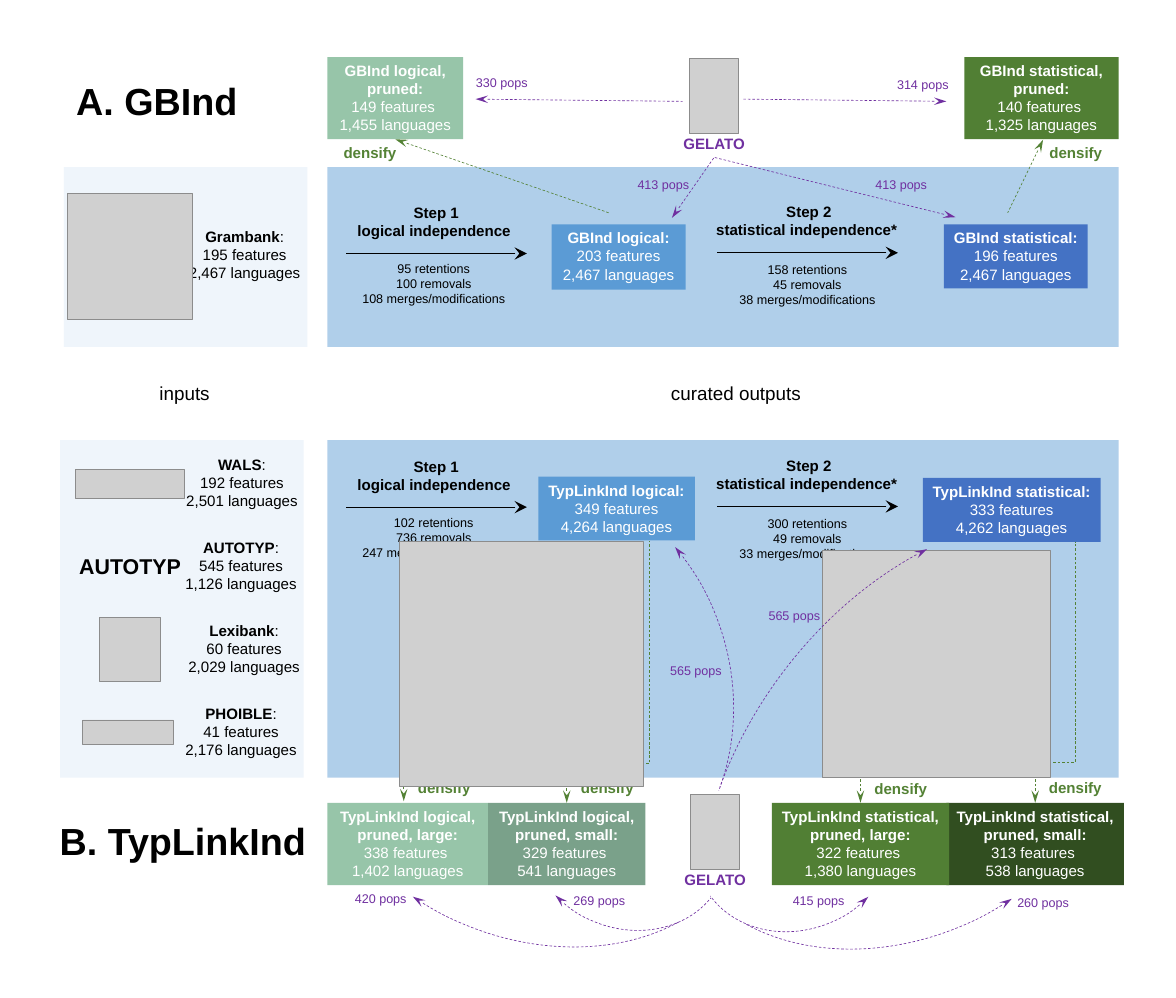
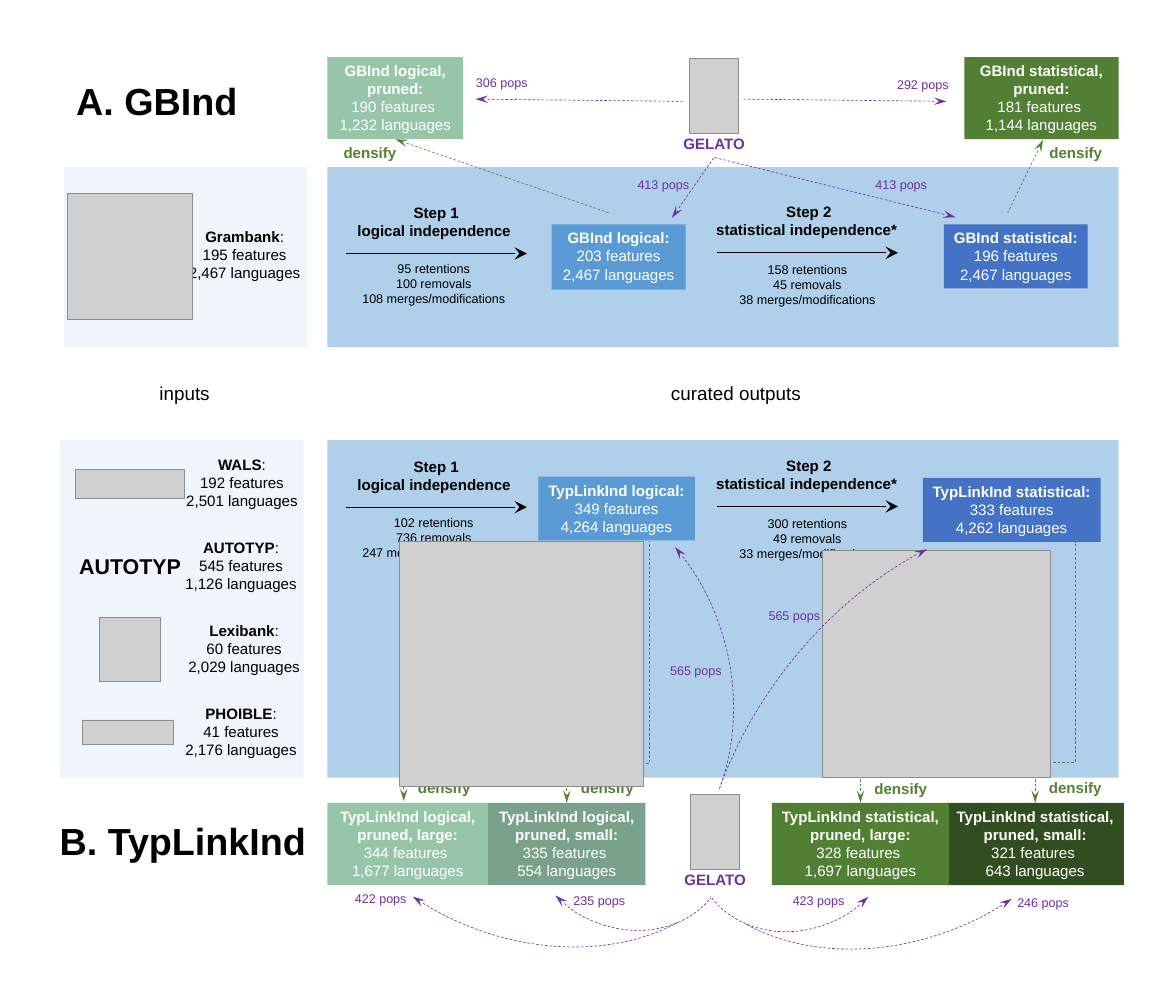
Before and after one commit to annagraff/crossling-curated, a slide deck: slide 1 of plots/Fig1 paper overview.pptx. Drawn at 1176x998 pixels with LibreOffice and Linux fonts; fonts in the diff are those of the drawing; grey boxes stand for pictures. Boxes give left, top, right and bottom in pixels: in the first picture for what was removed or moved away, otherwise in the second. Text is boxed around its words. In the diff, an @@ line names an element or a change of style, - is before the commit and + after.

```diff
--- a/plots/Fig1 paper overview.pptx
+++ b/plots/Fig1 paper overview.pptx
@@ text at [476,78,527,90]: text changed @@
-330 pops
+306 pops
@@ text at [897,80,948,92]: text changed @@
-314 pops
+292 pops
@@ text in rectangle at [340,101,451,133]: text changed @@
-149 features
-1,455 languages
+190 features
+1,232 languages
@@ text in rectangle at [986,101,1097,133]: text changed @@
-140 features
-1,325 languages
+181 features
+1,144 languages
@@ text in rectangle at [352,847,464,879]: text changed @@
-338 features
-1,402 languages
+344 features
+1,677 languages
@@ text in rectangle at [517,847,617,879]: text changed @@
-329 features
-541 languages
+335 features
+554 languages
@@ text in rectangle at [805,847,917,879]: text changed @@
-322 features
-1,380 languages
+328 features
+1,697 languages
@@ text in rectangle at [986,847,1085,879]: text changed @@
-313 features
-538 languages
+321 features
+643 languages
@@ text at [355,894,406,906]: text changed @@
-420 pops
+422 pops
@@ text at [573,896,625,908]: text changed @@
-269 pops
+235 pops
@@ text at [793,896,844,908]: text changed @@
-415 pops
+423 pops
@@ text at [1017,898,1069,910]: text changed @@
-260 pops
+246 pops
```
Also in this commit, not shown: 45 other files.
